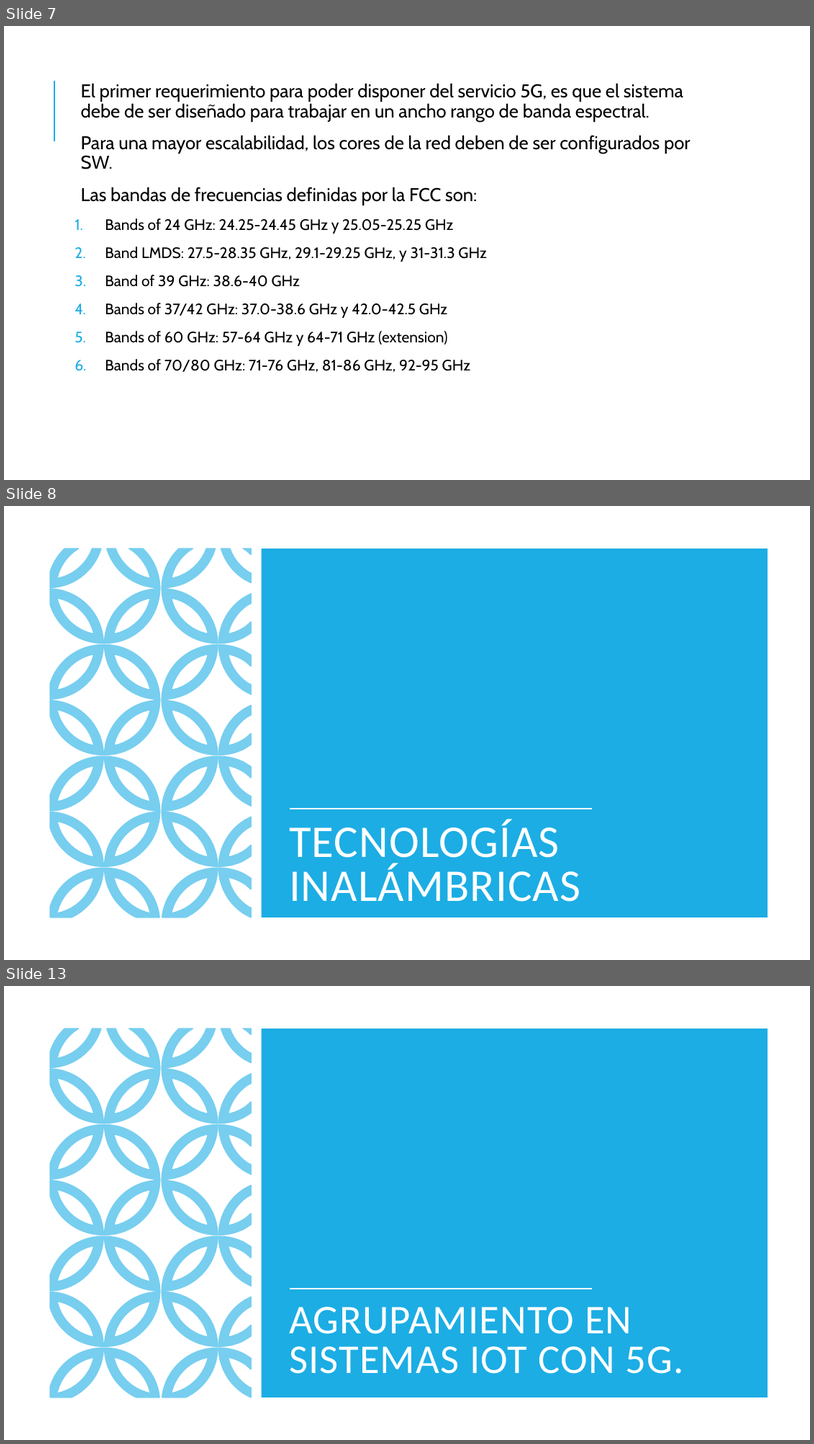
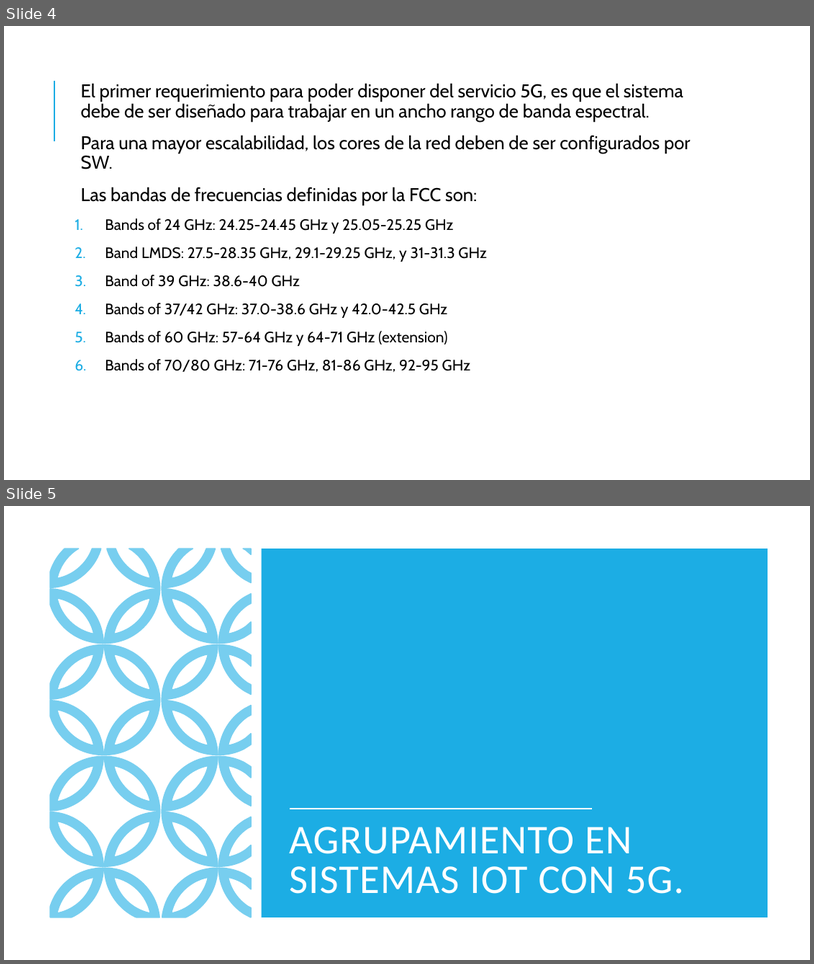
Before and after one commit to Jorjo80/TFM, a slide deck: 1ªInvestigacion/5g.pptx. Shown one above the other, each under a label of ours: slides 7, 8 and 13 before the commit, slides 4 and 5 after it; the slides between them are not shown. The pictures are 814x1444 and 814x964 pixels, drawn with LibreOffice and Linux fonts; fonts in the diff are those of the drawing. Boxes give left, top, right and bottom in pixels: in the first picture for what was removed or moved away, otherwise in the second. Text is boxed around its words. In the diff, an @@ line names an element or a change of style, - is before the commit and + after.

```diff
--- a/1ªInvestigacion/5g.pptx
+++ b/1ªInvestigacion/5g.pptx
@@ slide 8 removed at (4, 506, 810, 960), background #000000; not listed: 1 template element that a slide beside it also shows @@
@@ freeform shape removed at (4, 506, 810, 960) @@
@@ freeform shape removed at (50, 548, 251, 917) @@
@@ rectangle removed at (262, 548, 768, 917) @@
@@ title removed at (289, 819, 581, 901) @@
-TECNOLOGÍAS INALÁMBRICAS
@@ line removed from (290, 808) to (593, 808) @@
@@ what was slide 7 is now slide 4 @@
@@ what was slide 13 is now slide 5 @@
```
Also in this commit, not shown: 7 other slides removed, 31 other files.
